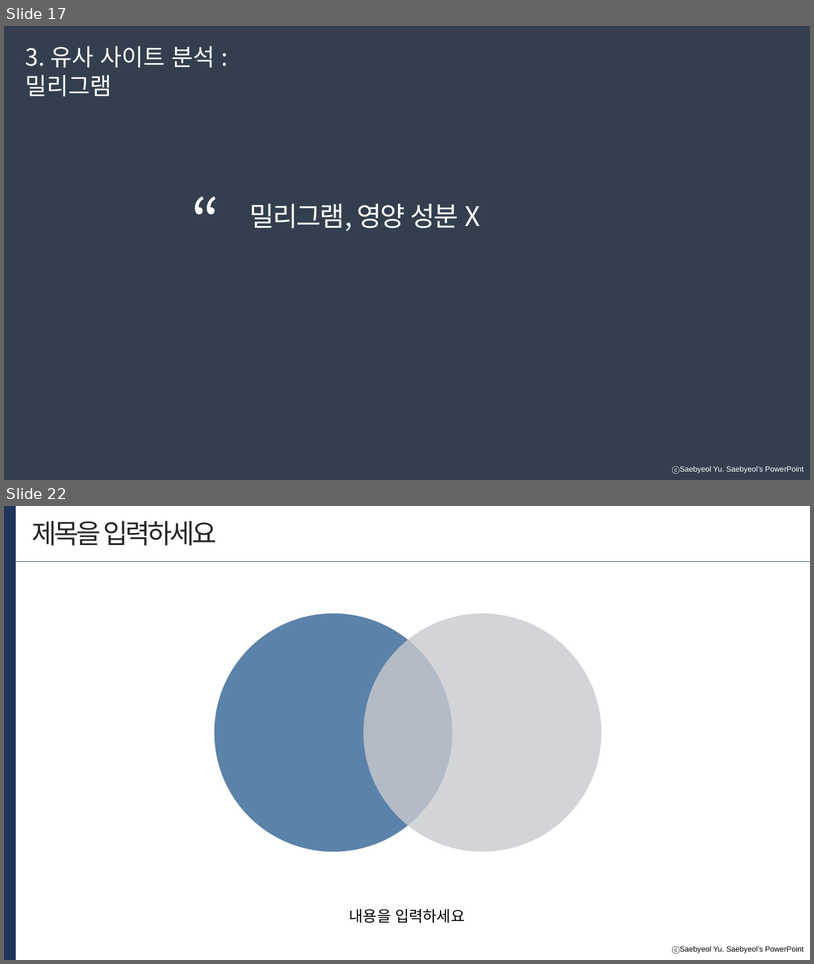
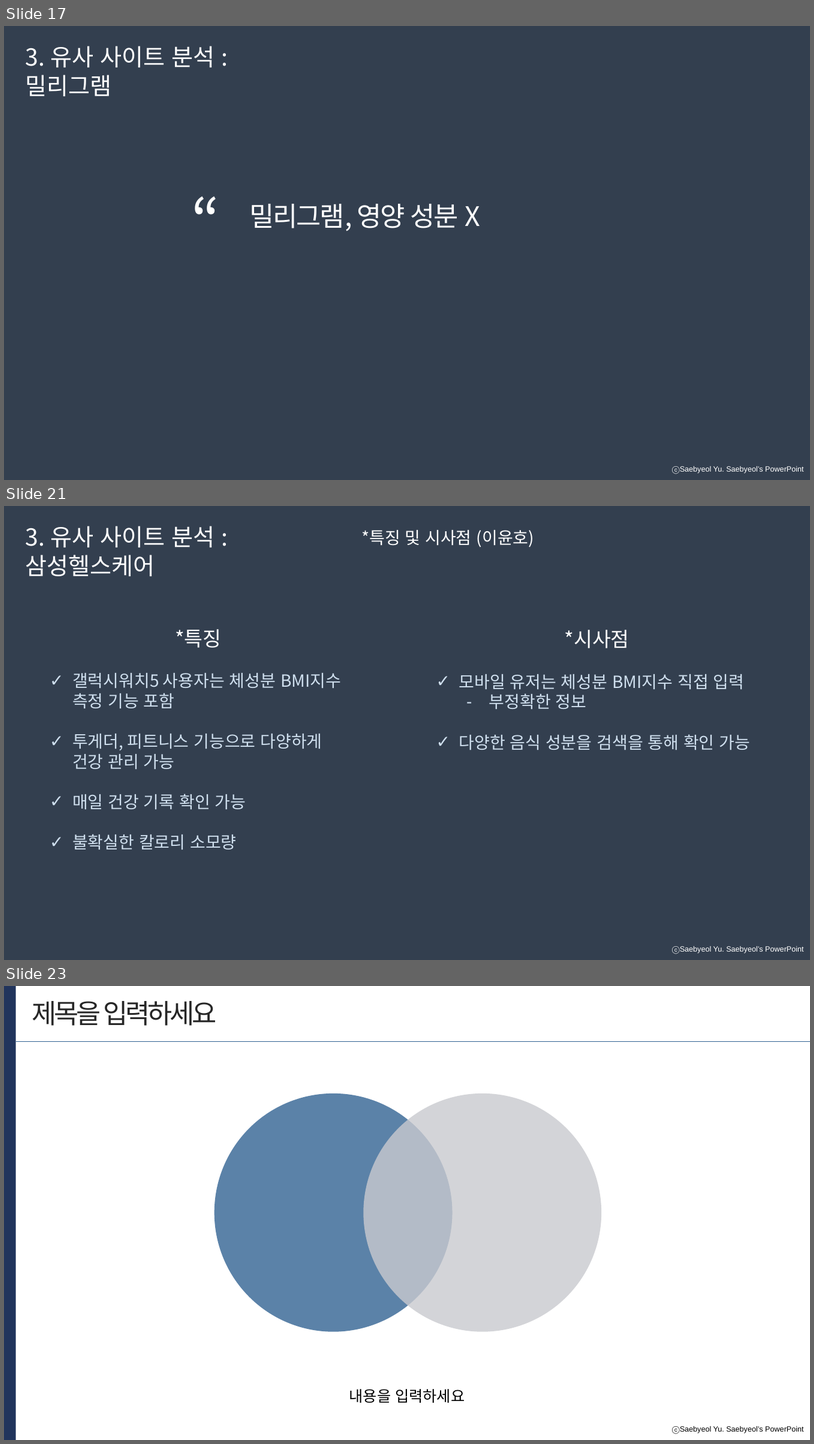
Before and after one commit to developerYHLee/University_Homework, a slide deck: 기말과제.pptx. Shown one above the other, each under a label of ours: slides 17 and 22 before the commit, slides 17, 21 and 23 after it; the slides between them are not shown. The pictures are 814x964 and 814x1444 pixels, drawn with LibreOffice and Linux fonts; fonts in the diff are those of the drawing. Boxes give left, top, right and bottom in pixels: in the first picture for what was removed or moved away, otherwise in the second. Text is boxed around its words. In the diff, an @@ line names an element or a change of style, - is before the commit and + after.

```diff
--- a/기말과제.pptx
+++ b/기말과제.pptx
@@ slide 21 added at (4, 506, 810, 960), background #333F50; not listed: 1 template element that a slide beside it also shows @@
@@ text added at (26, 526, 215, 576), 28 pt, text #FFFFFF @@
+3. 유사 사이트 분석 : 삼성헬스케어
@@ text added at (362, 530, 534, 547), 20 pt, text #FFFFFF @@
+*특징 및 시사점 (이윤호)
@@ text added at (72, 629, 341, 849), 20 pt, text #D0E0EF @@
+*특징
+✓ 갤럭시워치5 사용자는 체성분 BMI지수 측정 기능 포함
+✓ 투게더, 피트니스 기능으로 다양하게 건강 관리 가능
+✓ 매일 건강 기록 확인 가능
+✓ 불확실한 칼로리 소모량
@@ text added at (459, 630, 751, 750), 20 pt, text #D0E0EF @@
+*시사점
+✓ 모바일 유저는 체성분 BMI지수 직접 입력
+  – 부정확한 정보
+✓ 다양한 음식 성분을 검색을 통해 확인 가능
@@ what was slide 22 is now slide 23 @@
```
Also in this commit, not shown: 4 slides changed.
